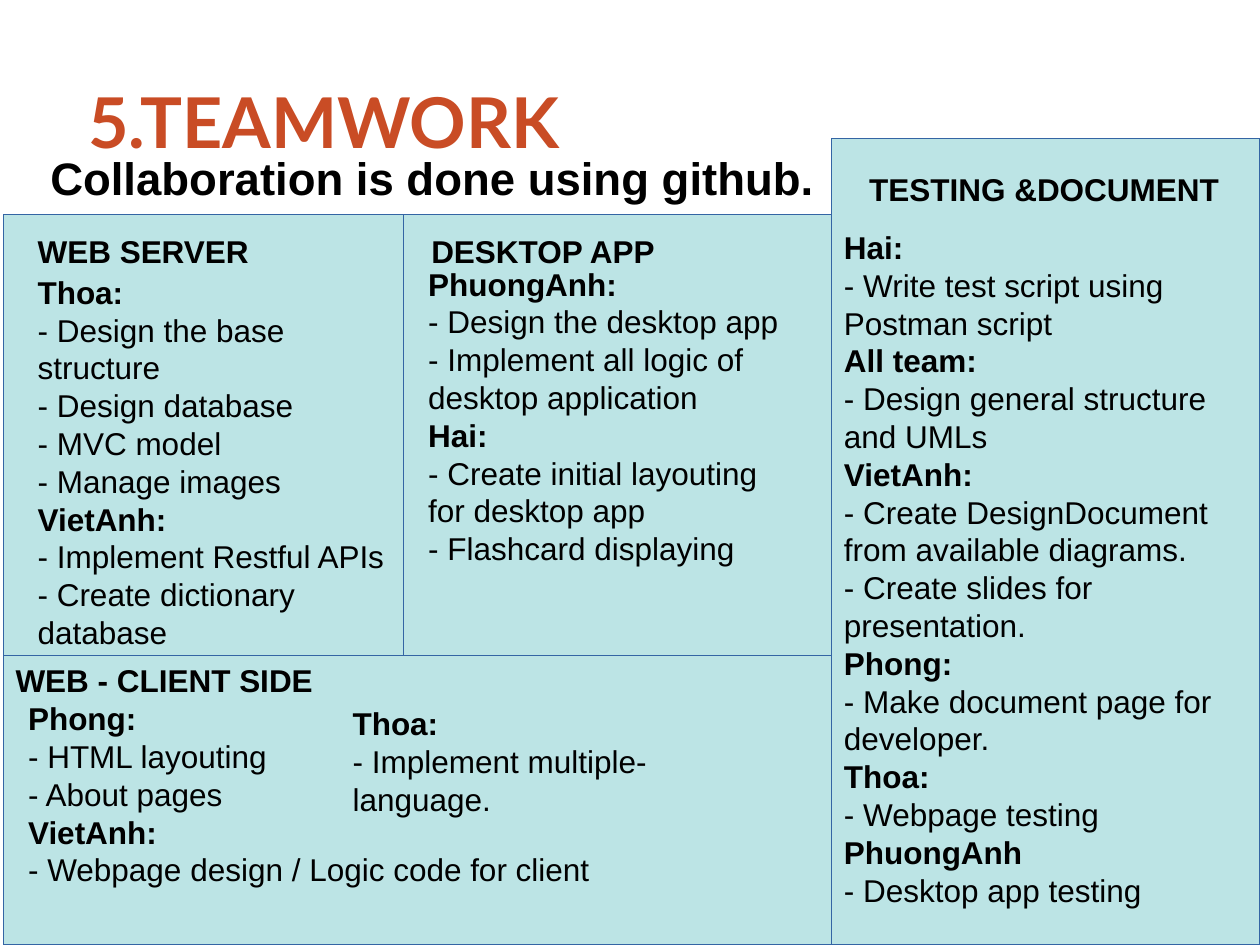
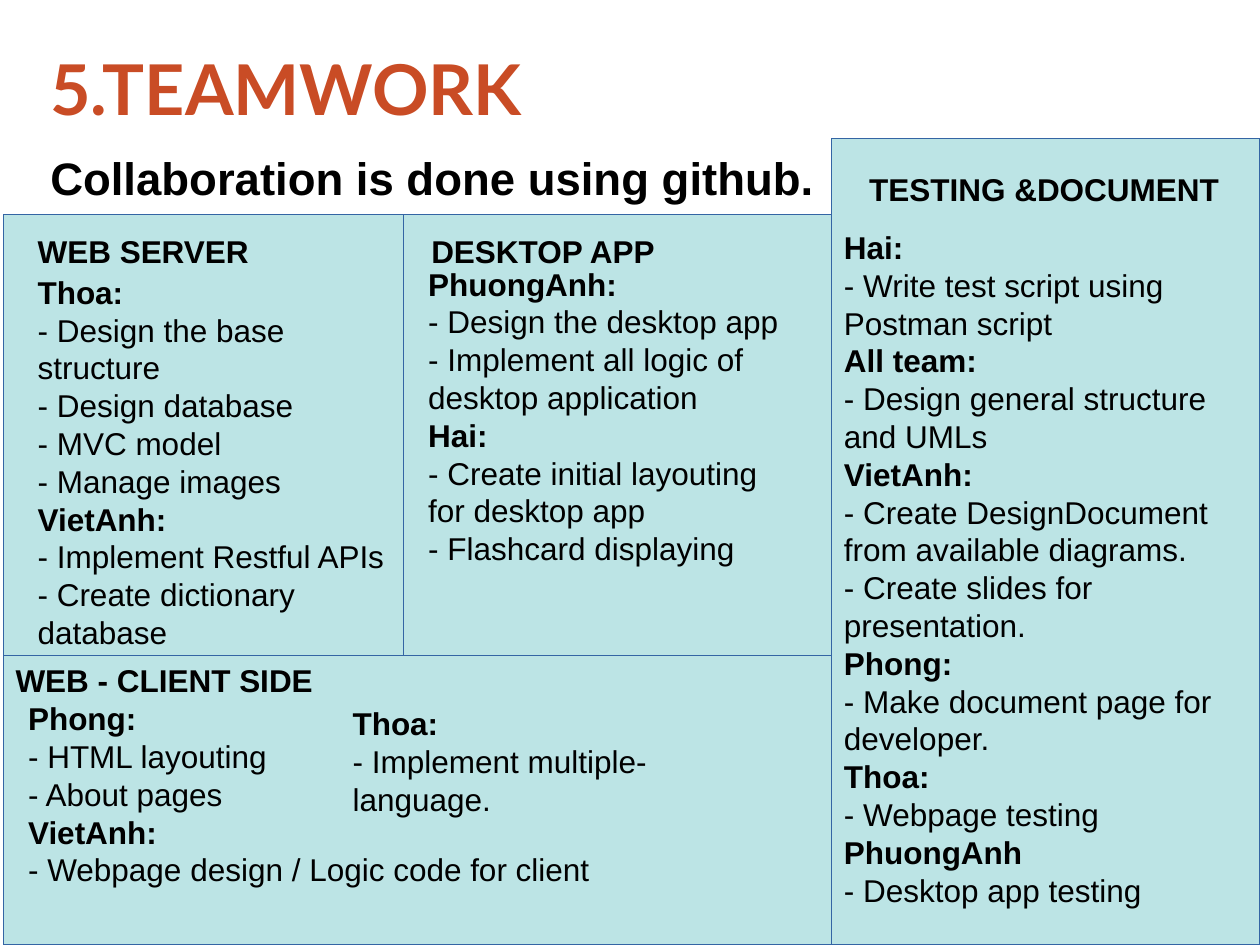
Before and after one commit to thoatran/iCT-Flashcard, a slide deck: slide 10 of docs/ReportSlides.odp (slide 8 before the commit). Drawn at 1260x945 pixels with LibreOffice and Linux fonts; fonts in the diff are those of the drawing; background and template pictures are left out. Boxes give left, top, right and bottom in pixels: in the first picture for what was removed or moved away, otherwise in the second. Text is boxed around its words. In the diff, an @@ line names an element or a change of style, - is before the commit and + after.

```diff
--- a/docs/ReportSlides.odp
+++ b/docs/ReportSlides.odp
@@ text "5.TEAMWORK": place and size @@
-text "5.TEAMWORK" at <box>88,97,559,149</box>
+text "5.TEAMWORK" at <box>50,64,521,116</box>
```
Also in this commit, not shown: 3 other slides changed, 2 slides added, 1 other file.
